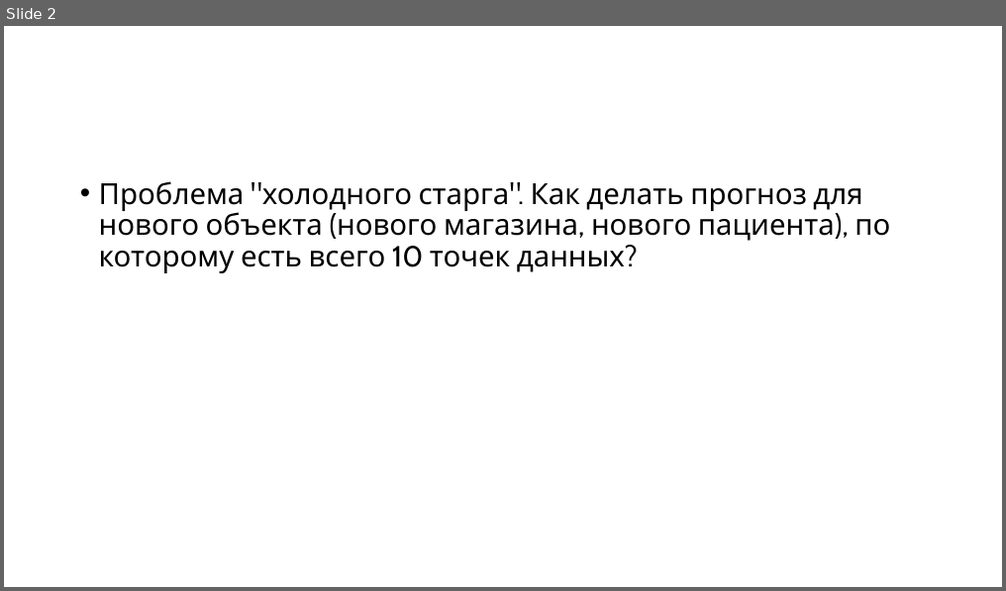
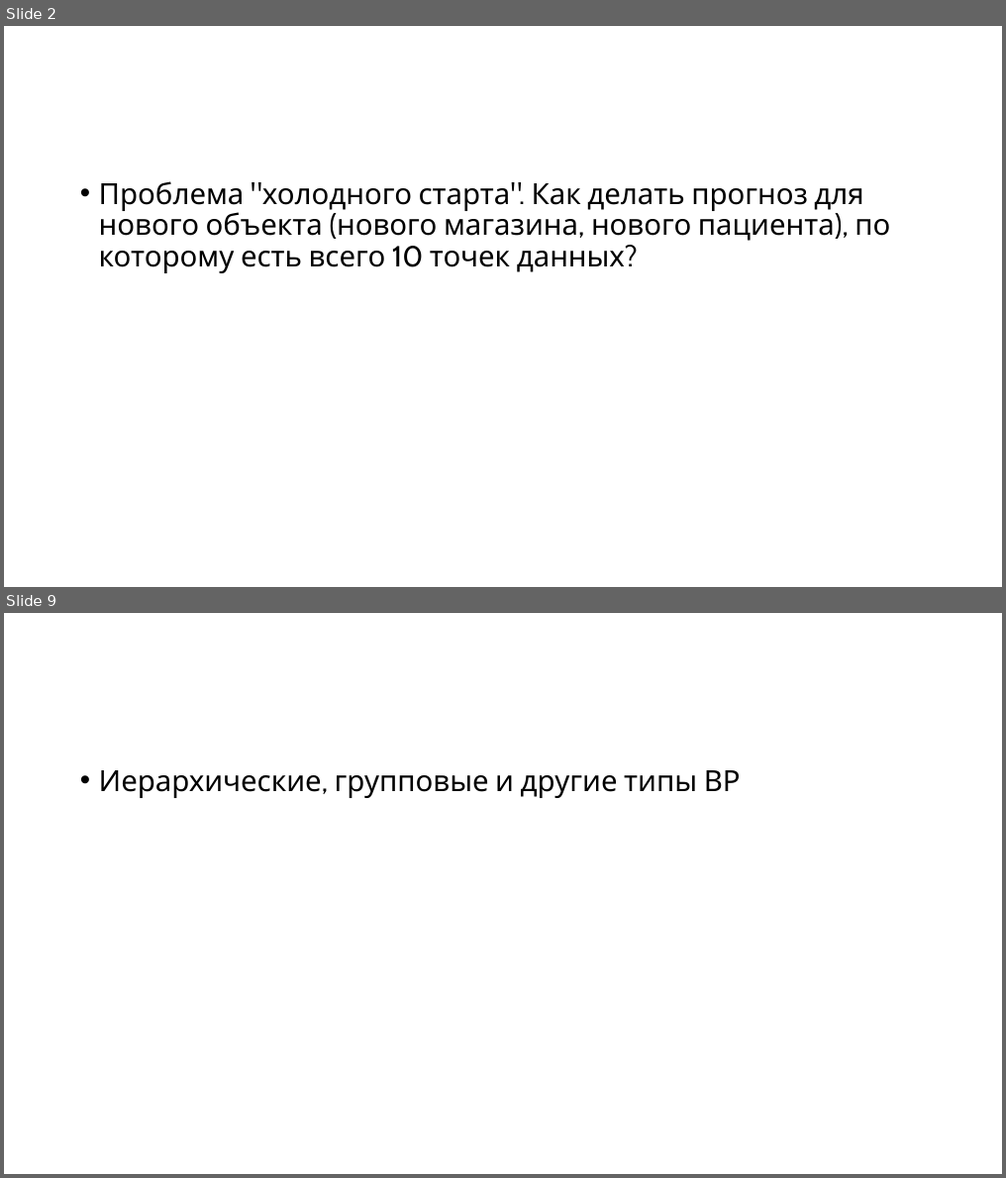
Before and after one commit to MVRonkin/TimeSeriesCourse, a slide deck: 2025/LEC/08 работа с индустриальными ВР.pptx. Shown one above the other, each under a label of ours: slide 2 before the commit, slides 2 and 9 after it; the slides between them are not shown. The pictures are 1006x591 and 1006x1178 pixels, drawn with LibreOffice and Linux fonts; fonts in the diff are those of the drawing. Boxes give left, top, right and bottom in pixels: in the first picture for what was removed or moved away, otherwise in the second. Text is boxed around its words. In the diff, an @@ line names an element or a change of style, - is before the commit and + after.

```diff
--- a/2025/LEC/08 работа с индустриальными ВР.pptx
+++ b/2025/LEC/08 работа с индустриальными ВР.pptx
@@ slide 9 added at box(4, 613, 1002, 1174), background #FFFFFF @@
@@ text added at box(99, 770, 741, 798), 28 pt, text #000000 @@
+• Иерархические, групповые и другие типы ВР
@@ slide 2 changed as well @@
@@ text at box(99, 181, 890, 274): text changed @@
-• Проблема "холодного старга". Как делать прогноз для нового объекта (нового магазина, нового пациента), по которому есть всего 10 точек данных?
+• Проблема "холодного старта". Как делать прогноз для нового объекта (нового магазина, нового пациента), по которому есть всего 10 точек данных?
```
Also in this commit, not shown: 9 other slides added.
